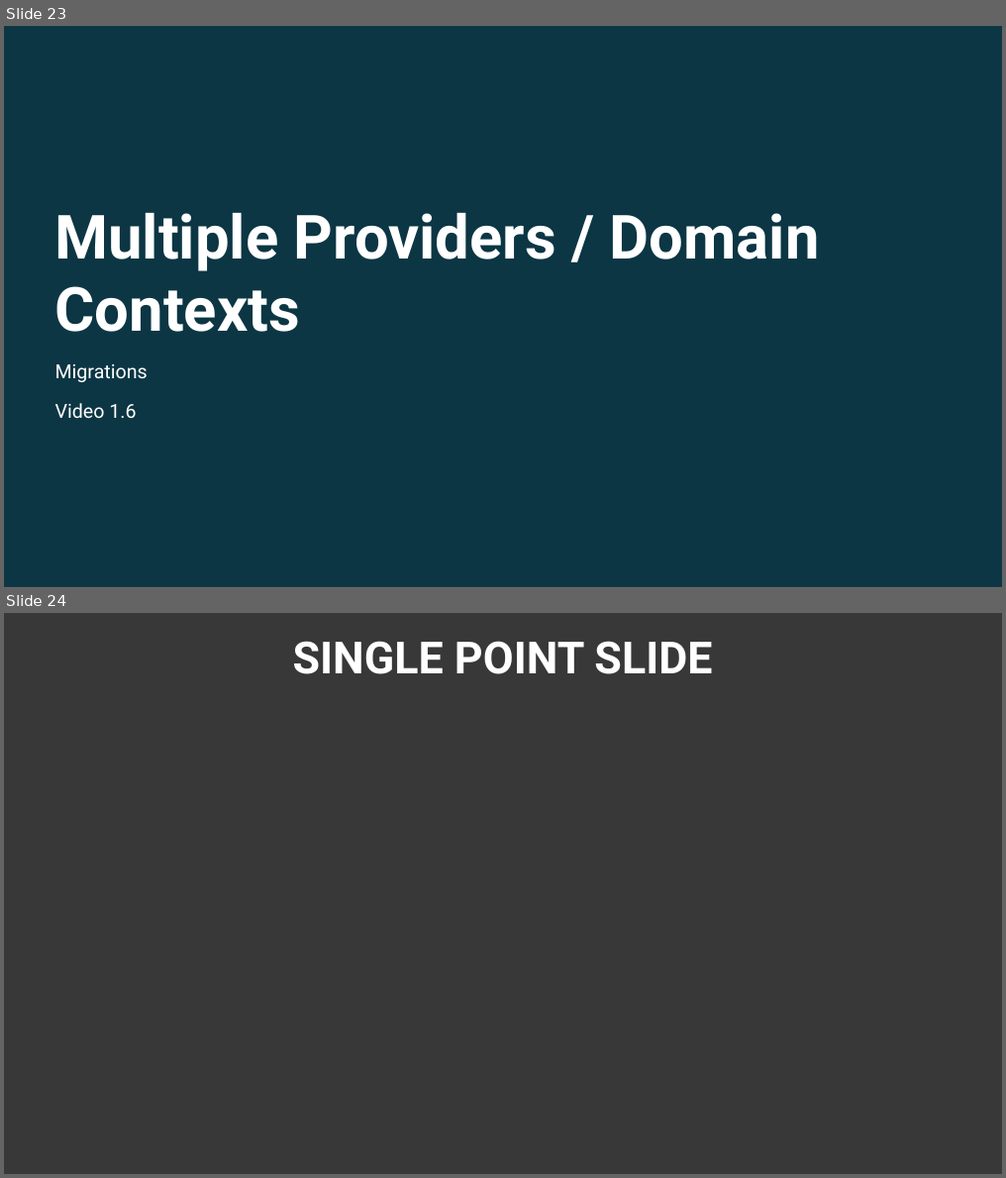
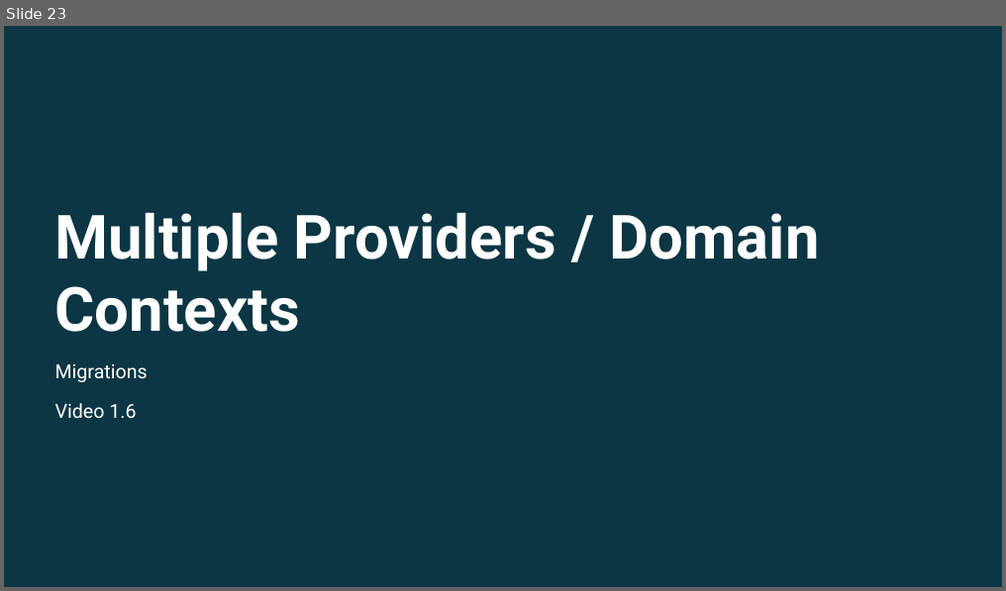
Before and after one commit to ec-council-learning/Entity-Fundamentals-Using-.NET-6, a slide deck: Sections/Section 1/Entity Fundamentals Using .NET 6_Section 1.pptx. Shown one above the other, each under a label of ours: slides 23 and 24 before the commit, slide 23 after it. The pictures are 1006x1178 and 1006x591 pixels, drawn with LibreOffice and Linux fonts; fonts in the diff are those of the drawing; background and template pictures are left out; a plain dark background stands for a picture behind light text. Boxes give left, top, right and bottom in pixels: in the first picture for what was removed or moved away, otherwise in the second. Text is boxed around its words. In the diff, an @@ line names an element or a change of style, - is before the commit and + after.

```diff
--- a/Sections/Section 1/Entity Fundamentals Using .NET 6_Section 1.pptx
+++ b/Sections/Section 1/Entity Fundamentals Using .NET 6_Section 1.pptx
@@ slide 24 removed at (x1=4, y1=613, x2=1002, y2=1174), background picture (left out) @@
@@ rectangle removed at (x1=4, y1=613, x2=1002, y2=1173) @@
@@ text removed at (x1=293, y1=641, x2=712, y2=674) @@
-SINGLE POINT SLIDE
```
Also in this commit, not shown: 1 slide changed, 1 slide added, 9 other slides removed, 44 other files.
